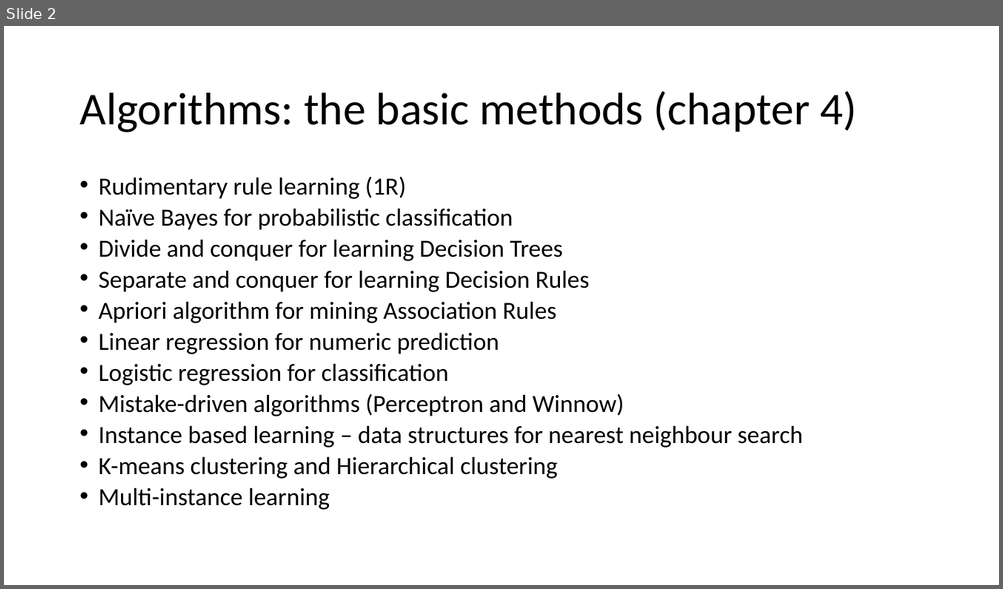
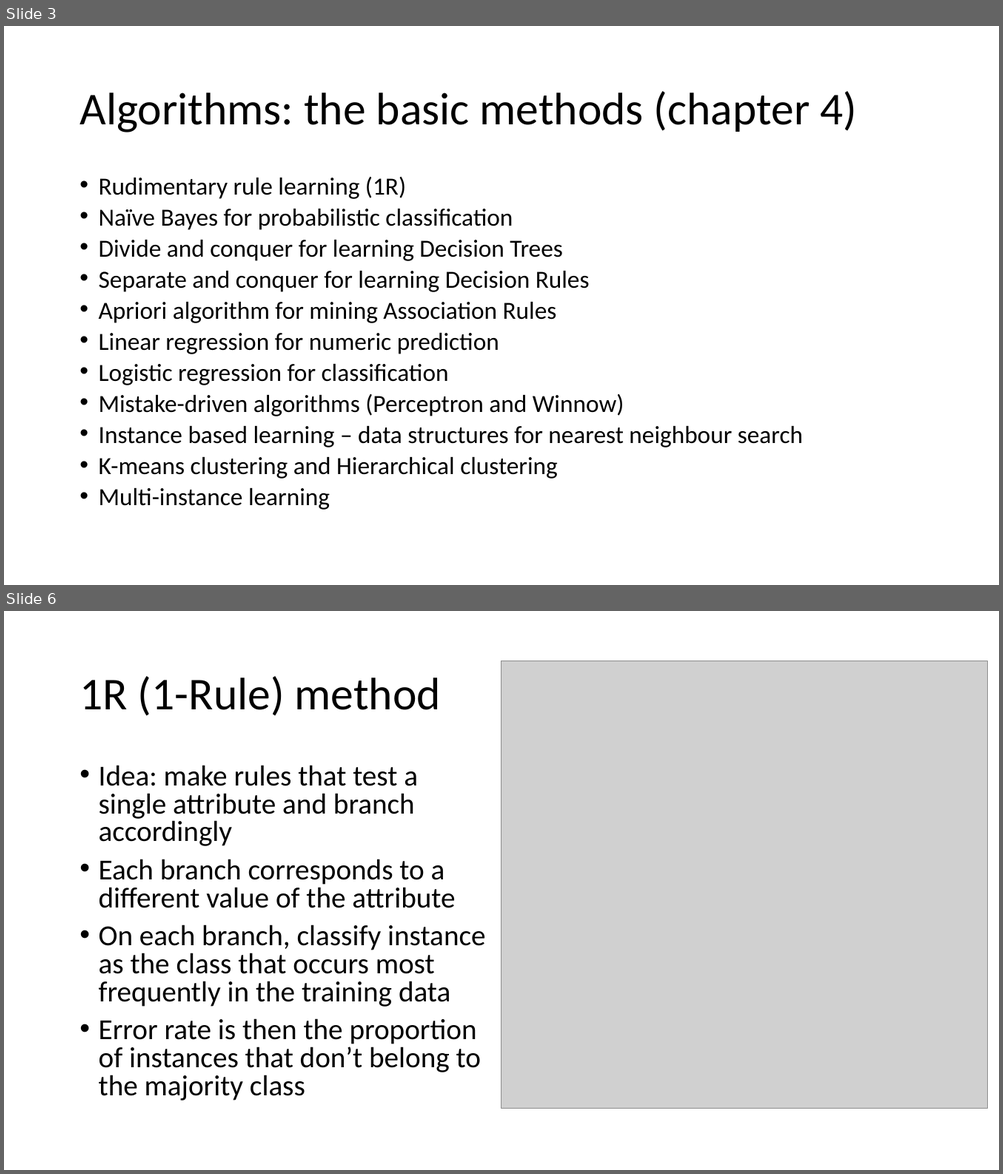
Before and after one commit to russellu/cs405, a slide deck: Lecture_04.pptx. Shown one above the other, each under a label of ours: slide 2 before the commit, slides 3 and 6 after it; the slides between them are not shown. The pictures are 1003x589 and 1003x1174 pixels, drawn with LibreOffice and Linux fonts; fonts in the diff are those of the drawing; grey boxes stand for pictures. Boxes give left, top, right and bottom in pixels: in the first picture for what was removed or moved away, otherwise in the second. Text is boxed around its words. In the diff, an @@ line names an element or a change of style, - is before the commit and + after.

```diff
--- a/Lecture_04.pptx
+++ b/Lecture_04.pptx
@@ slide 6 added at (4, 611, 999, 1170), background #FFFFFF @@
@@ title added at (79, 676, 441, 716), 44 pt, text #000000 @@
+1R (1-Rule) method
@@ picture added at (502, 661, 987, 1109) @@
@@ text added at (99, 765, 485, 1101), 28 pt, text #000000 @@
+• Idea: make rules that test a single attribute and branch accordingly
+• Each branch corresponds to a different value of the attribute
+• On each branch, classify instance as the class that occurs most frequently in the training data
+• Error rate is then the proportion of instances that don’t belong to the majority class
@@ what was slide 2 is now slide 3 @@
```
Also in this commit, not shown: 1 slide changed, 18 other slides added.
